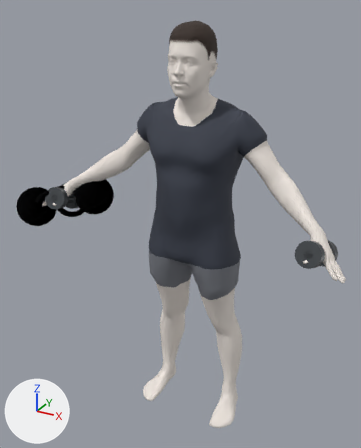
A saved change to the glTF model public/models/mhr-generic.glb.
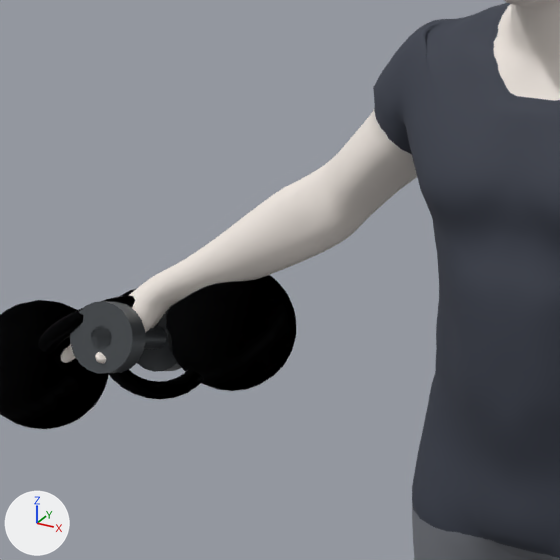
The first picture shows the older version from a 50 mm camera at (0.872, -1.711, 1.766) aimed at (-0.049, -0.038, 0.93). The close-ups show the older and then the newer version on the part from 7% to 54% of the width and 21% to 59% of the height of that picture. Only the edits that show in the close-ups are written down. Every picture has the same lights, and +X, +Y and +Z are marked at lower left.

The first close-up shows 'Avatar', 'Dumbbells', 'KettlebellGoblet', 'KettlebellSwing'.
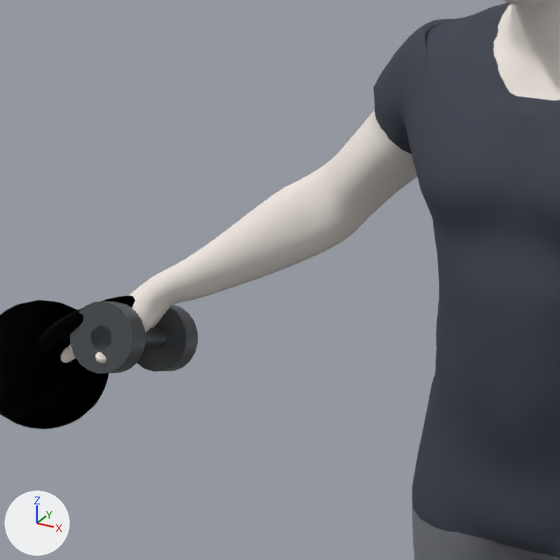
What differs and where, as boxes (x1, y1, x2, y2) in the close-ups (560 x 560 px):
'KettlebellGoblet', deleted: before (108, 275, 296, 399)

What the commit changed:
Object 'KettlebellGoblet' (ob_kettlebellgoblet) is deleted.
